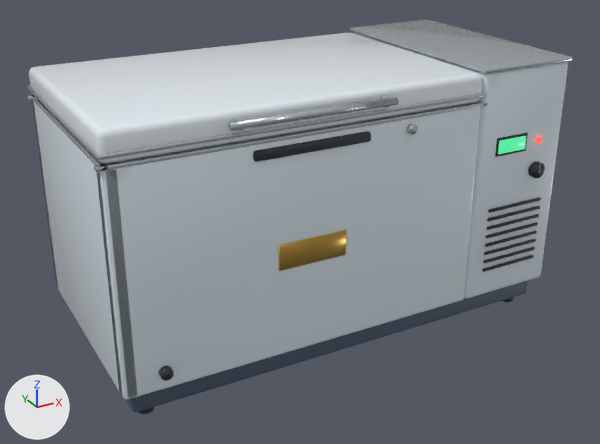
The glTF model public/models/freezer.glb, before and after one commit.
One viewpoint serves both versions: a camera (50 mm lens) standing at (-1.23, -2.221, 1.441) and looking at (-0.029, -0.038, 0.35). Lighting does not change. The marker at lower left points along +X, +Y and +Z. The older version comes first. Where no turn or scale is listed for an object, it has been applied to the vertices. Vertices at exactly the same position are counted once.

Script lines for the objects in view, before the commit:
```python
me_freezerbody = bpy.data.meshes.new('FreezerBody')
me_freezerbody.from_pydata(...)  # 1674 vertices, 3104 faces; spans x -0.76..0.75, y -0.39..0.38, z 0.0..0.87
me_freezerbody.materials.append(mat_fzplinth)  # dark blue #46576a
me_freezerbody.materials.append(mat_fzdark)  # dark grey #2a3138
me_freezerbody.materials.append(mat_fzenamel)  # white #dce9f1
me_freezerbody.materials.append(mat_fzliner)  # white #eef6fb
me_freezerbody.materials.append(mat_fzfrost)  # white #f8fcff
me_freezerbody.materials.append(mat_fzsteel)  # light grey #cdd5db
me_freezerbody.materials.append(mat_fzlcd)  # black #1c2a24, glowing green #51e79f
me_freezerbody.materials.append(mat_fzlamp)  # red #ff4a3a, glowing red #ff4a3a
me_freezerbody.materials.append(mat_fzplate)  # orange #c8a24a
me_freezerlid = bpy.data.meshes.new('FreezerLid')
me_freezerlid.from_pydata(...)  # 560 vertices, 1072 faces; spans x -0.586..0.586, y -0.771..0.011, z 0.0..0.09
# faces by material slot: [300, 584, 12, 176]
me_freezerlid.materials.append(mat_fzlid)  # white #eaf3f9
me_freezerlid.materials.append(mat_fzsteel)  # light grey #cdd5db
me_freezerlid.materials.append(mat_fzliner)  # white #eef6fb
me_freezerlid.materials.append(mat_fzgasket)  # greyish blue #5a646e
ob_freezerbody = bpy.data.objects.new('FreezerBody', me_freezerbody)
ob_freezerbody.location = (0.0, 0.0, 0.0)
ob_freezerlid = bpy.data.objects.new('FreezerLid', me_freezerlid)
ob_freezerlid.location = (-0.17, 0.37, 0.77)
```
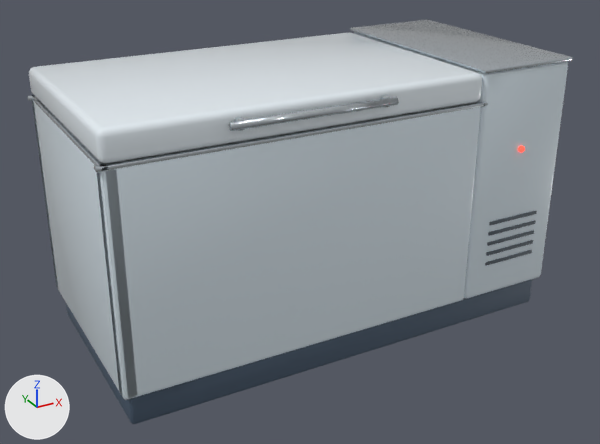
What differs and where, as boxes (x1, y1, x2, y2) in the pictures (600 x 444 px; the box of a moved part takes in the faces that stretch with it):
'FreezerBody', reshaped
    before: (28, 20, 573, 414)
    after: (28, 20, 573, 424)
'FreezerLid', reshaped
    before: (27, 32, 486, 164)
    after: (29, 32, 482, 164)
part 1 of me_freezerbody, moved or reshaped
    before: (483, 247, 535, 264)
    after: (485, 250, 532, 266)
part 2 of me_freezerbody, moved or reshaped
    before: (485, 231, 537, 247)
    after: (486, 240, 533, 256)
part 3 of me_freezerbody, moved or reshaped
    before: (486, 222, 538, 238)
    after: (487, 230, 534, 246)
part 4 of me_freezerbody, moved or reshaped
    before: (487, 214, 539, 230)
    after: (488, 220, 536, 236)
part 5 of me_freezerbody, moved or reshaped
    before: (487, 206, 540, 221)
    after: (489, 211, 537, 225)
part 6 of me_freezerbody, deleted
    before: (139, 124, 545, 414)
part 7 of me_freezerbody, cut back
    before: (495, 133, 528, 157)
    after: (518, 146, 525, 153)
part 8 of me_freezerbody, moved or reshaped
    before: (126, 281, 528, 412)
    after: (66, 279, 532, 424)
part 9 of me_freezerlid, deleted
    before: (27, 85, 486, 160)

What changed in the scene script:
```text
Change me_freezerbody:
    used by ob_freezerbody; location = (0.0, 0.0, 0.0)
    remove me_freezerbody.from_pydata(...)  # 1674 vertices, 3104 faces; spans x -0.76..0.75, y -0.39..0.38, z 0.0..0.87
    add me_freezerbody.from_pydata(...)  # 954 vertices, 1836 faces; spans x -0.76..0.75, y -0.39..0.38, z 0.0..0.87
    me_freezerbody part 1: the loose piece of 24 vertices spanning x 0.47..0.69, y -0.38..-0.37, z 0.23 is moved by (0.0, 0.0, -0.01), in mat_fzgasket (greyish blue #5a646e)
    me_freezerbody part 2: the loose piece of 24 vertices spanning x 0.47..0.69, y -0.38..-0.37, z 0.28..0.29 is moved by (0.0, 0.0, -0.03), in mat_fzgasket (greyish blue #5a646e)
    me_freezerbody part 3: the loose piece of 24 vertices spanning x 0.47..0.69, y -0.38..-0.37, z 0.31..0.32 is moved by (0.0, 0.0, -0.03), in mat_fzgasket (greyish blue #5a646e)
    me_freezerbody part 4: the loose piece of 24 vertices spanning x 0.47..0.69, y -0.38..-0.37, z 0.34..0.35 is moved by (0.0, 0.0, -0.02), in mat_fzgasket (greyish blue #5a646e)
    me_freezerbody part 5: the loose piece of 24 vertices spanning x 0.47..0.69, y -0.38..-0.37, z 0.38 is moved by (0.0, 0.0, -0.02), in mat_fzgasket (greyish blue #5a646e)
    me_freezerbody part 6: 42 loose pieces with 774 vertices, spanning x -0.69..0.69, y -0.39..0.32, z 0.0..0.76, are deleted
    me_freezerbody part 7: 3 vertices moved from x 0.49..0.59, y -0.37, z 0.6 to x 0.59, y -0.37..-0.36, z 0.6; 28 vertices removed from x 0.48..0.6, y -0.38..-0.37, z 0.59..0.65; 82 vertices added at x 0.57..0.59, y -0.39..-0.36, z 0.59..0.61
    me_freezerbody part 8: 20 vertices moved from x -0.72..0.72, y -0.34..0.34, z 0.03..0.09 to x -0.73..0.73, y -0.35..0.35, z 0.0..0.1; 32 vertices removed from x -0.72..0.72, y -0.34..0.34, z 0.03..0.1; 32 vertices added at x -0.73..0.73, y -0.35..0.35, z 0.0..0.1
    remove me_freezerbody.materials.append(mat_fzdark)  # dark grey #2a3138
    remove me_freezerbody.materials.append(mat_fzfrost)  # white #f8fcff
    remove me_freezerbody.materials.append(mat_fzlcd)  # black #1c2a24, glowing green #51e79f
    remove me_freezerbody.materials.append(mat_fzplate)  # orange #c8a24a
    add me_freezerbody.materials.append(mat_fzgasket)  # greyish blue #5a646e
Change me_freezerlid:
    used by ob_freezerlid; location = (-0.17, 0.37, 0.77)
    remove me_freezerlid.from_pydata(...)  # 560 vertices, 1072 faces; spans x -0.586..0.586, y -0.771..0.011, z 0.0..0.09
    add me_freezerlid.from_pydata(...)  # 504 vertices, 964 faces; spans x -0.58..0.58, y -0.771..0.011, z 0.0..0.09
    me_freezerlid part 9: the loose piece of 56 vertices spanning x -0.586..0.586, y -0.746..0.006, z 0.019..0.031 is deleted
```
